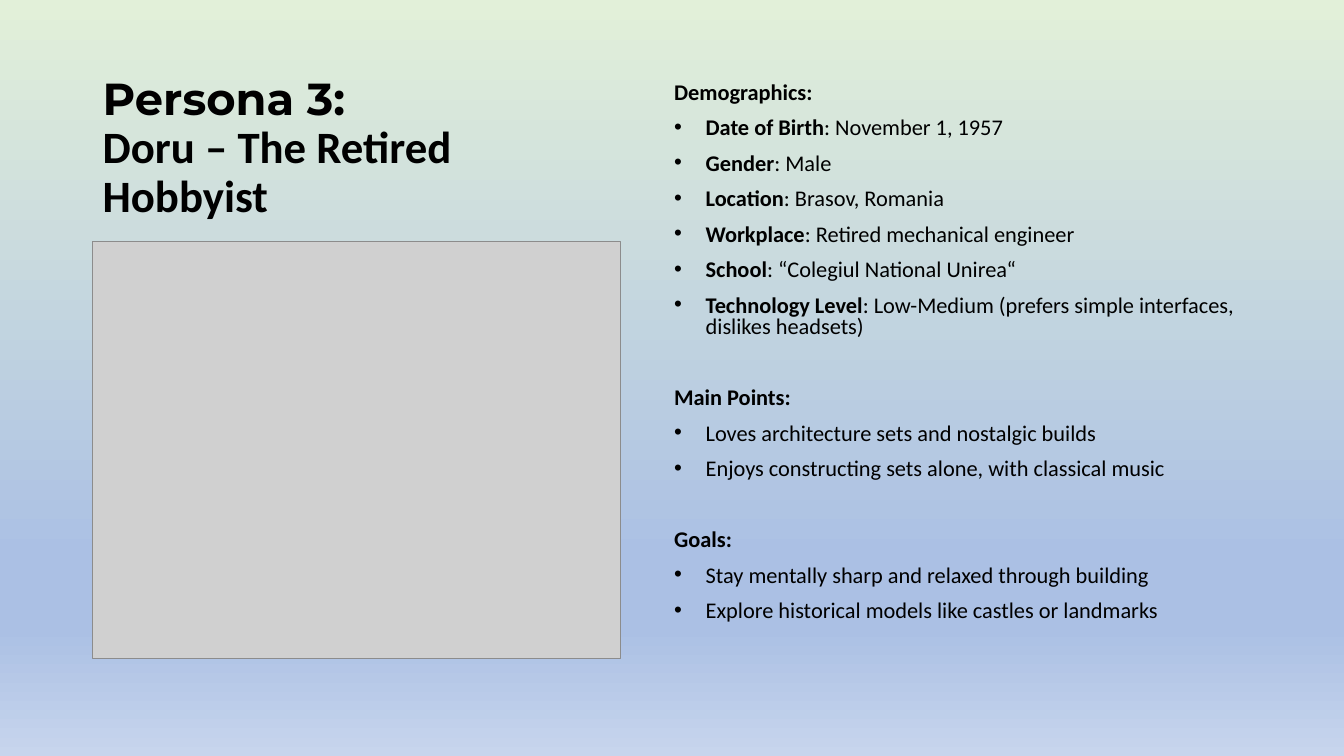
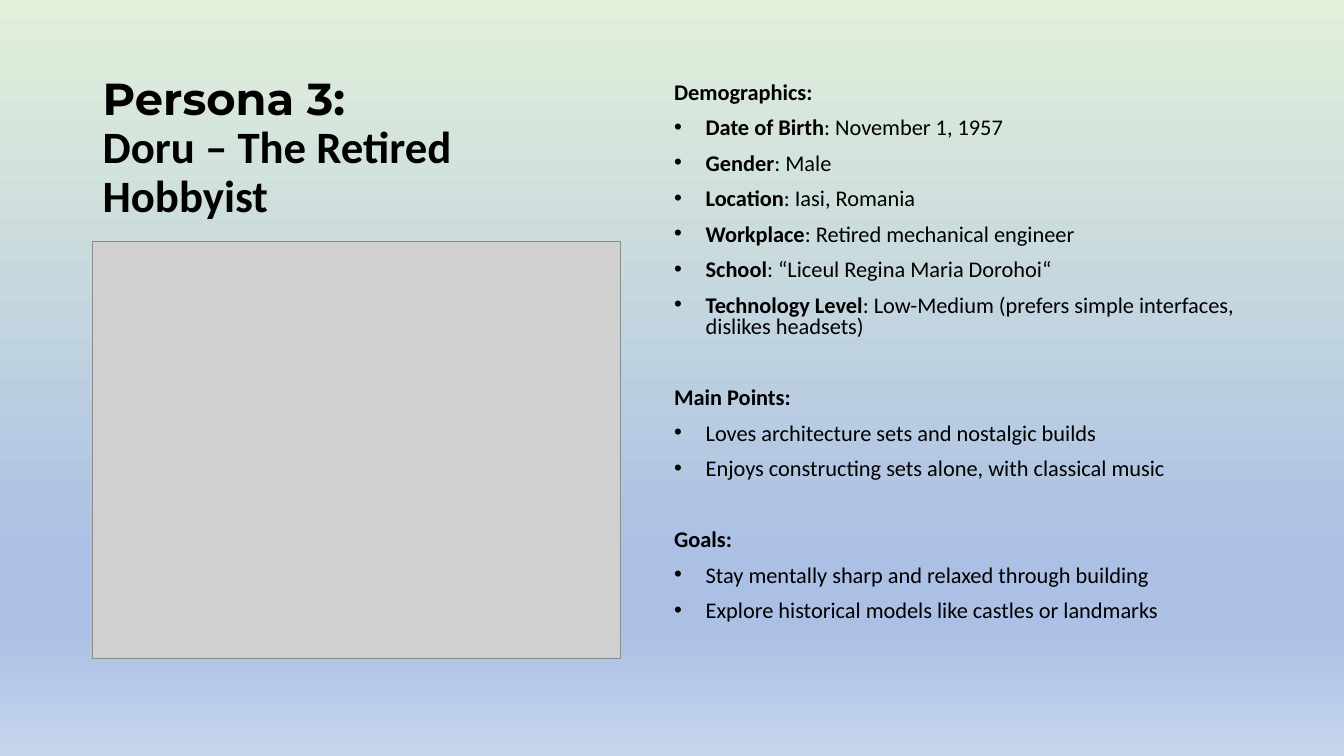
Before and after one commit to n-amalia/HCI-LEGO-2025, a slide deck: slide 6 of Persona profiles.pptx. Drawn at 1344x756 pixels with LibreOffice and Linux fonts; fonts in the diff are those of the drawing; grey boxes stand for pictures. Boxes give left, top, right and bottom in pixels: in the first picture for what was removed or moved away, otherwise in the second. Text is boxed around its words. In the diff, an @@ line names an element or a change of style, - is before the commit and + after.

```diff
--- a/Persona profiles.pptx
+++ b/Persona profiles.pptx
@@ text at bbox=[706, 190, 916, 209]: text changed @@
-• Location: Brasov, Romania
+• Location: Iasi, Romania
@@ text at bbox=[706, 261, 1052, 281]: text changed @@
-• School: “Colegiul National Unirea“
+• School: “Liceul Regina Maria Dorohoi“
```
Also in this commit, not shown: 3 other slides changed, 3 slides added.
